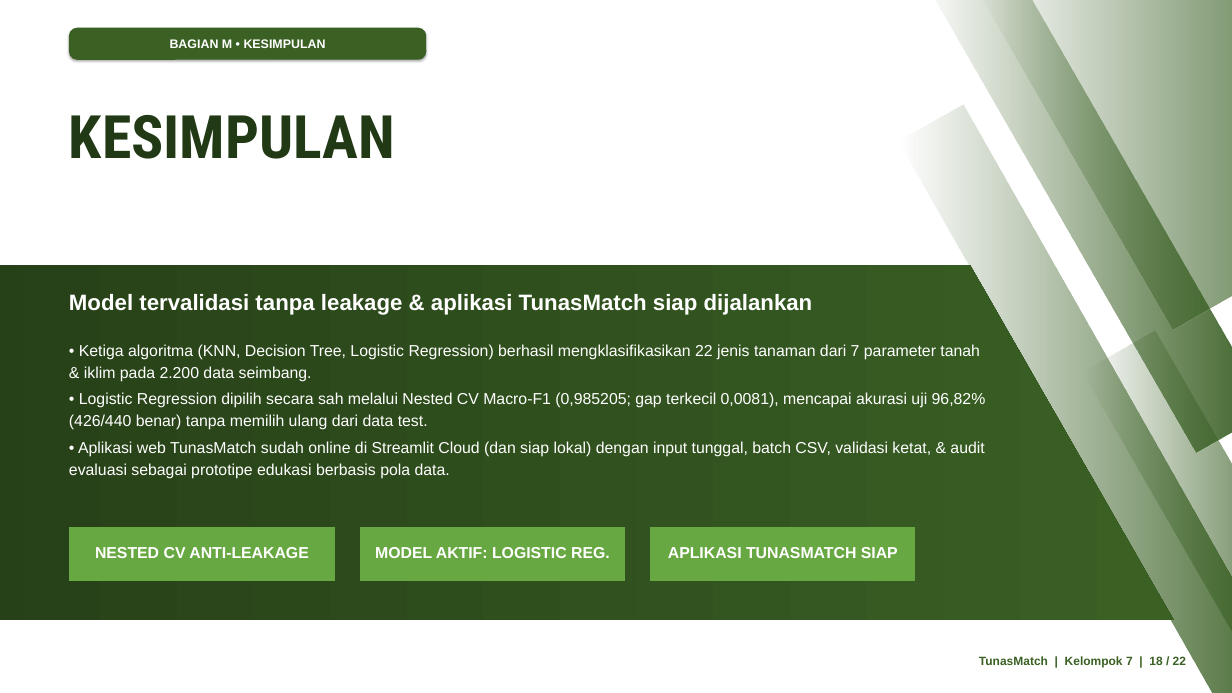
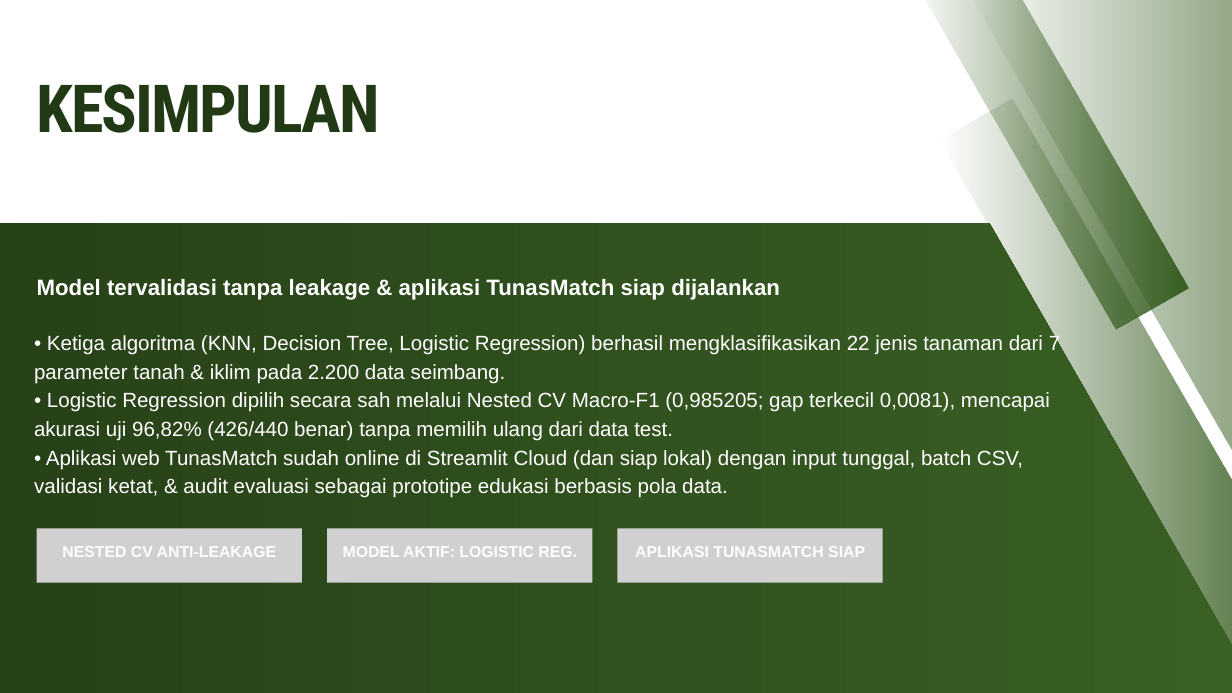
Before and after one commit to mikhailazka-dotcom/ML2026_TEK1302_Kelompok7_TunasMatch, a slide deck: slide 18 of presentation/Laporan_Proyek_Tanaman.pptx. Drawn at 1232x693 pixels with LibreOffice and Linux fonts; fonts in the diff are those of the drawing; grey boxes stand for pictures. Boxes give left, top, right and bottom in pixels: in the first picture for what was removed or moved away, otherwise in the second. Text is boxed around its words. In the diff, an @@ line names an element or a change of style, - is before the commit and + after.

```diff
--- a/presentation/Laporan_Proyek_Tanaman.pptx
+++ b/presentation/Laporan_Proyek_Tanaman.pptx
@@ rounded rectangle removed at box(69, 28, 426, 60) @@
-BAGIAN M • KESIMPULAN
@@ freeform shape: place and size @@
-freeform shape at box(919, 0, 1232, 452)
+freeform shape at box(910, 0, 1188, 329)
@@ freeform shape: place and size @@
-freeform shape at box(977, 0, 1232, 329)
+freeform shape at box(967, 0, 1232, 472)
@@ text "KESIMPULAN": place and size @@
-text "KESIMPULAN" at box(69, 115, 395, 159)
+text "KESIMPULAN" at box(37, 84, 380, 133)
@@ text "KESIMPULAN" at box(37, 84, 380, 133): size 70 to 77.5 pt, text colour #223915 to gradient #223915 to #3A6024, letter spacing 0 to -2.3 pt; line spacing 1.15 to 76.7pt @@
@@ freeform shape: place and size @@
-freeform shape at box(899, 104, 1232, 693)
+freeform shape at box(940, 99, 1232, 662)
@@ freeform shape: place and size @@
-freeform shape at box(0, 265, 1173, 620)
+freeform shape at box(0, 223, 1232, 693)
@@ text "Model tervalidasi tanpa leakage & ...": place and size @@
-text "Model tervalidasi tanpa leakage & ..." at box(69, 294, 813, 315)
+text "Model tervalidasi tanpa leakage & ..." at box(37, 279, 780, 300)
@@ text "Model tervalidasi tanpa leakage & ..." at box(37, 279, 780, 300): line spacing 1.15 to 35.9pt @@
@@ text "• Ketiga algoritma (KNN, Decision ...": place and size @@
-text "• Ketiga algoritma (KNN, Decision ..." at box(69, 344, 986, 479)
+text "• Ketiga algoritma (KNN, Decision ..." at box(34, 334, 1060, 498)
@@ text "• Ketiga algoritma (KNN, Decision ..." at box(34, 334, 1060, 498): size 18.5 to 24 pt; line spacing 1.16 to 33.4pt; less space between paragraphs @@
@@ freeform shape removed at box(1082, 330, 1232, 679) @@
@@ text "NESTED CV ANTI-LEAKAGE": place and size @@
-text "NESTED CV ANTI-LEAKAGE" at box(95, 547, 308, 558)
+text "NESTED CV ANTI-LEAKAGE" at box(62, 546, 276, 557)
@@ picture added at box(37, 529, 302, 583) @@
@@ freeform shape removed at box(69, 527, 334, 582) @@
@@ text "MODEL AKTIF: LOGISTIC REG.": place and size @@
-text "MODEL AKTIF: LOGISTIC REG." at box(375, 547, 610, 558)
+text "MODEL AKTIF: LOGISTIC REG." at box(343, 546, 577, 557)
@@ picture added at box(327, 529, 593, 583) @@
@@ freeform shape removed at box(360, 527, 625, 582) @@
@@ line spacing 1.15 to 25.5pt in 3 elements at box(62, 546, 276, 557), box(343, 546, 577, 557), box(635, 546, 865, 557) @@
@@ text "APLIKASI TUNASMATCH SIAP": place and size @@
-text "APLIKASI TUNASMATCH SIAP" at box(668, 547, 898, 558)
+text "APLIKASI TUNASMATCH SIAP" at box(635, 546, 865, 557)
@@ picture added at box(617, 529, 883, 583) @@
@@ freeform shape removed at box(650, 527, 915, 582) @@
@@ text removed at box(979, 656, 1186, 668) @@
-TunasMatch | Kelompok 7 | 18 / 22
```
Also in this commit, not shown: 20 other slides changed, 1 slide added, 1 slide removed, 1 other file.
